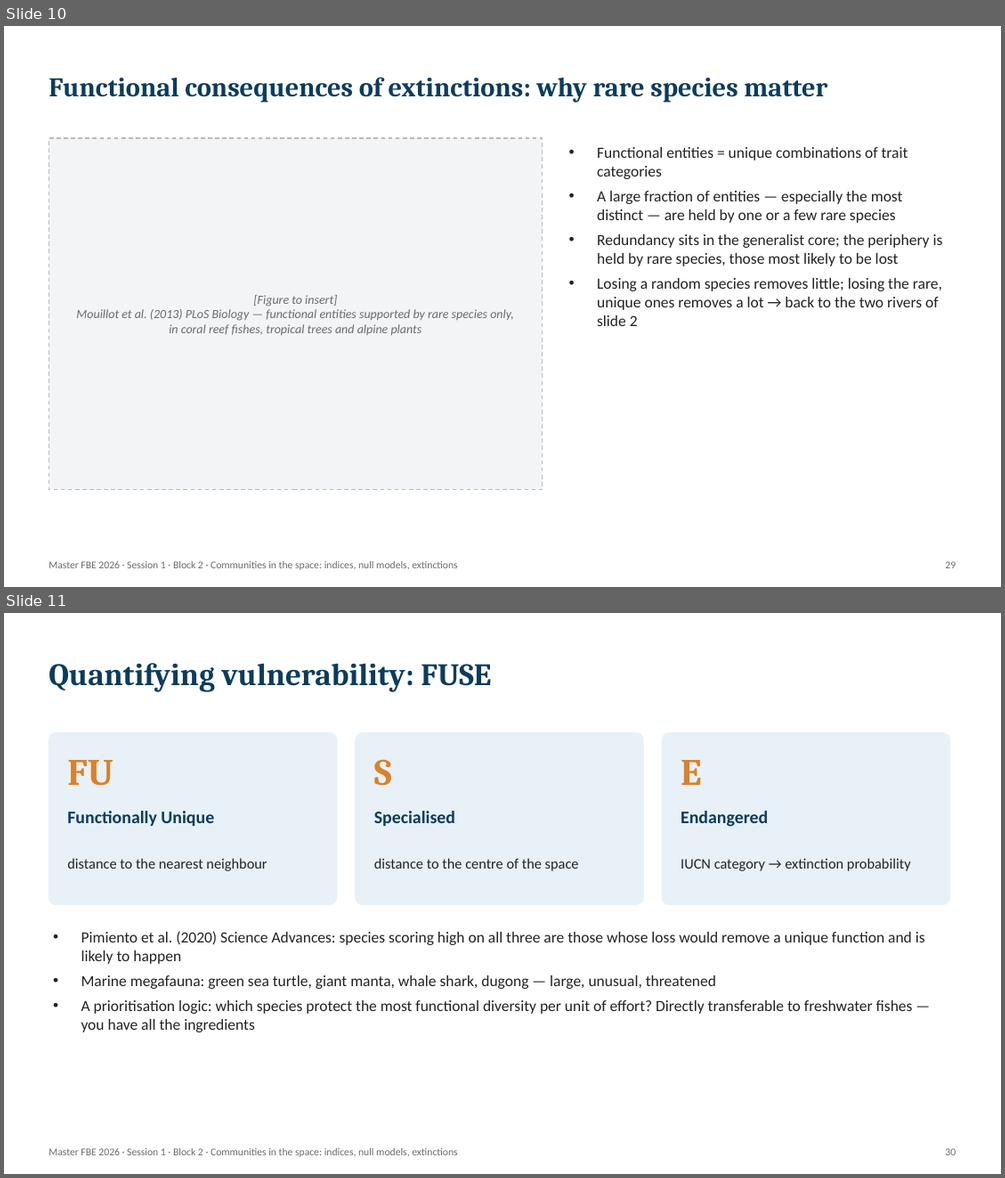
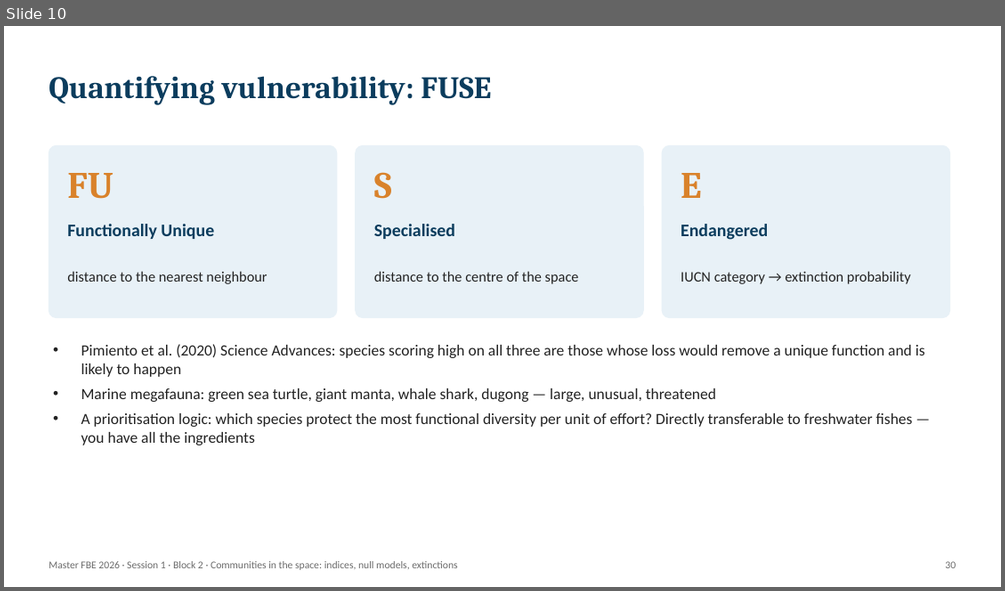
Before and after one commit to AureleToussaint/homepage, a slide deck: data/courses/FBE_2026/slides/FBE_2026_02_Block2_Indices_Null_Models_and_Extinctions.pptx. Shown one above the other, each under a label of ours: slides 10 and 11 before the commit, slide 10 after it. The pictures are 1005x1178 and 1005x591 pixels, drawn with LibreOffice and Linux fonts; fonts in the diff are those of the drawing. Boxes give left, top, right and bottom in pixels: in the first picture for what was removed or moved away, otherwise in the second. Text is boxed around its words. In the diff, an @@ line names an element or a change of style, - is before the commit and + after.

```diff
--- a/data/courses/FBE_2026/slides/FBE_2026_02_Block2_Indices_Null_Models_and_Extinctions.pptx
+++ b/data/courses/FBE_2026/slides/FBE_2026_02_Block2_Indices_Null_Models_and_Extinctions.pptx
@@ slide 10 removed at (x1=4, y1=26, x2=1001, y2=587), background #FFFFFF @@
@@ text removed at (x1=48, y1=77, x2=827, y2=102) @@
-Functional consequences of extinctions: why rare species matter
@@ rectangle removed at (x1=48, y1=138, x2=542, y2=490) @@
@@ text removed at (x1=597, y1=147, x2=943, y2=326) @@
-• Functional entities = unique combinations of trait categories
-• A large fraction of entities — especially the most distinct — are held by one or a few rare species
-• Redundancy sits in the generalist core; the periphery is held by rare species, those most likely to be lost
-• Losing a random species removes little; losing the rare, unique ones removes a lot → back to the two rivers of slide 2
@@ text removed at (x1=76, y1=295, x2=514, y2=335) @@
-[Figure to insert]
-Mouillot et al. (2013) PLoS Biology — functional entities supported by rare species only, in coral reef fishes, tropical trees and alpine plants
@@ text removed at (x1=48, y1=561, x2=457, y2=570) @@
-Master FBE 2026 · Session 1 · Block 2 · Communities in the space: indices, null models, extinctions
@@ text removed at (x1=945, y1=561, x2=955, y2=568) @@
-29
@@ what was slide 11 is now slide 10 @@
```
Also in this commit, not shown: 5 slides changed, 6 other files.
